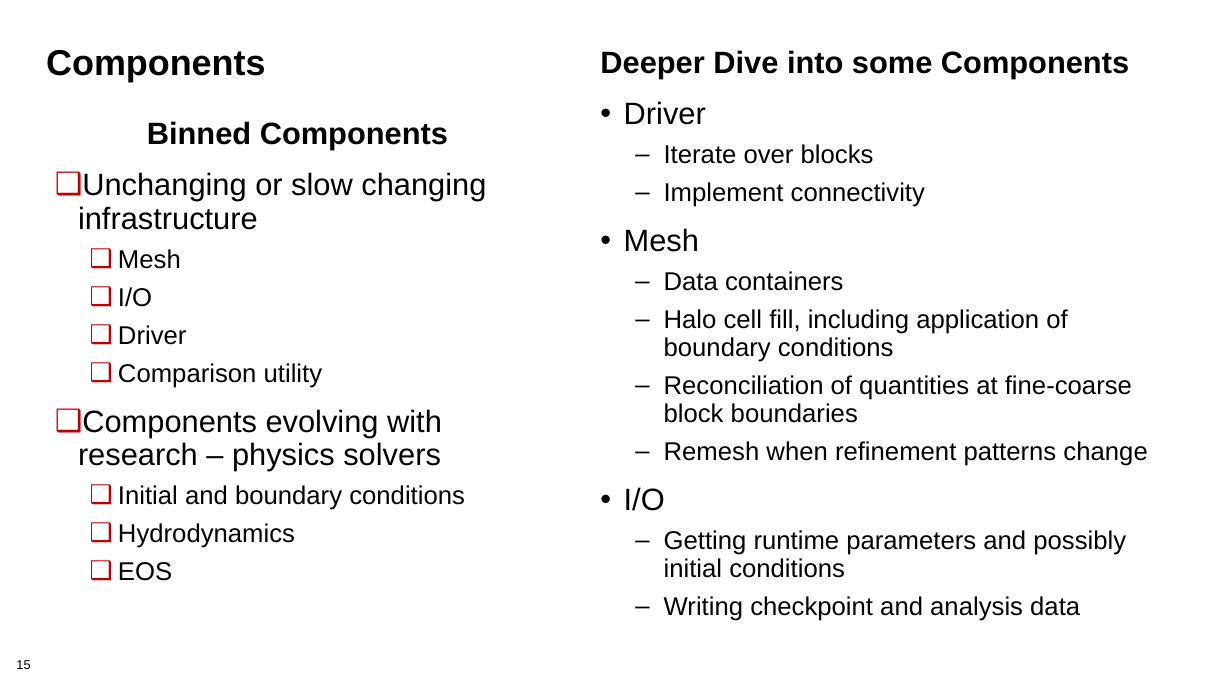
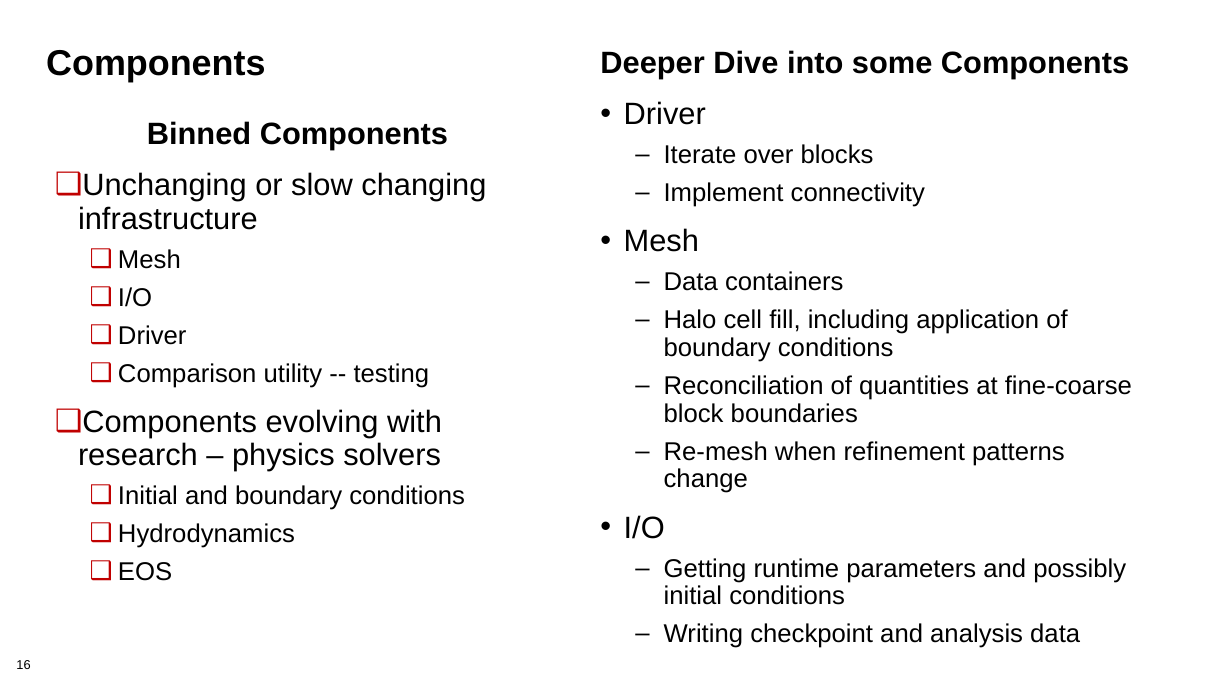
Before and after one commit to bssw-tutorial/presentations, a slide deck: slide 16 of design.pptx (slide 15 before the commit). Drawn at 1232x693 pixels with LibreOffice and Linux fonts; fonts in the diff are those of the drawing. Boxes give left, top, right and bottom in pixels: in the first picture for what was removed or moved away, otherwise in the second. Text is boxed around its words. In the diff, an @@ line names an element or a change of style, - is before the commit and + after.

```diff
--- a/design.pptx
+++ b/design.pptx
@@ text at (x1=118, y1=363, x2=430, y2=388): text changed @@
-  ❑ Comparison utility
+  ❑ Comparison utility -- testing
@@ text at (x1=664, y1=441, x2=1065, y2=493): text changed @@
-  – Remesh when refinement patterns change
+  – Re-mesh when refinement patterns change
```
Also in this commit, not shown: 6 other slides changed, 10 slides added, 10 slides removed, 1 other file.
